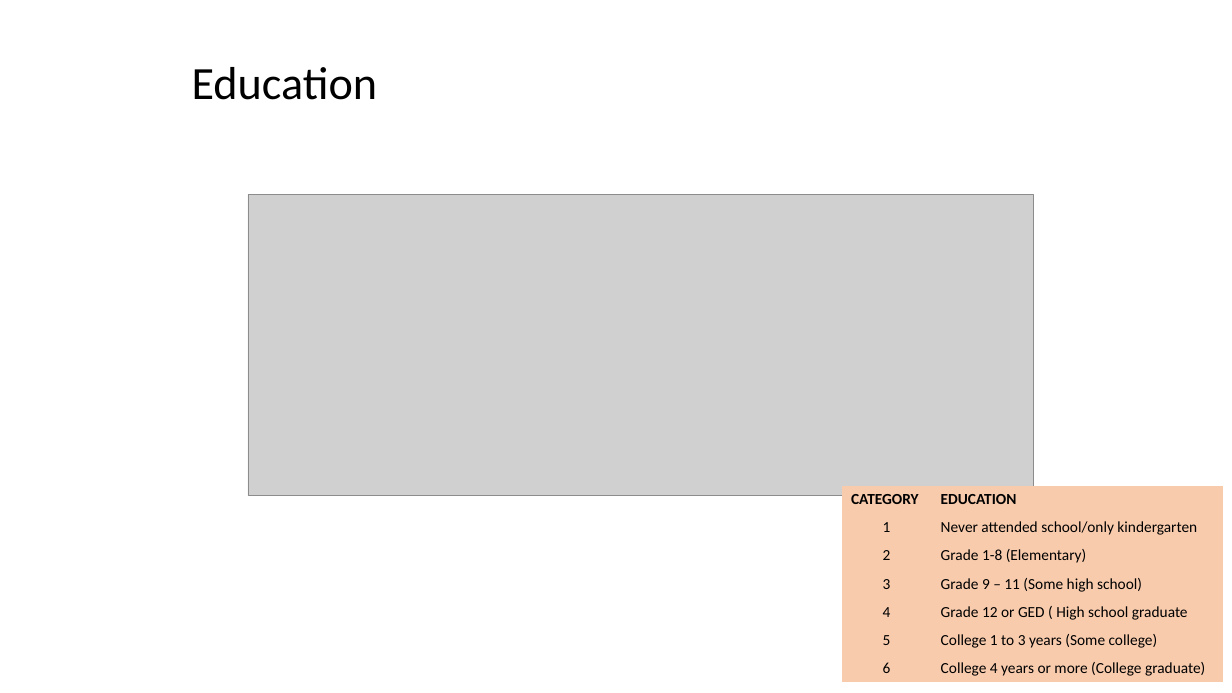
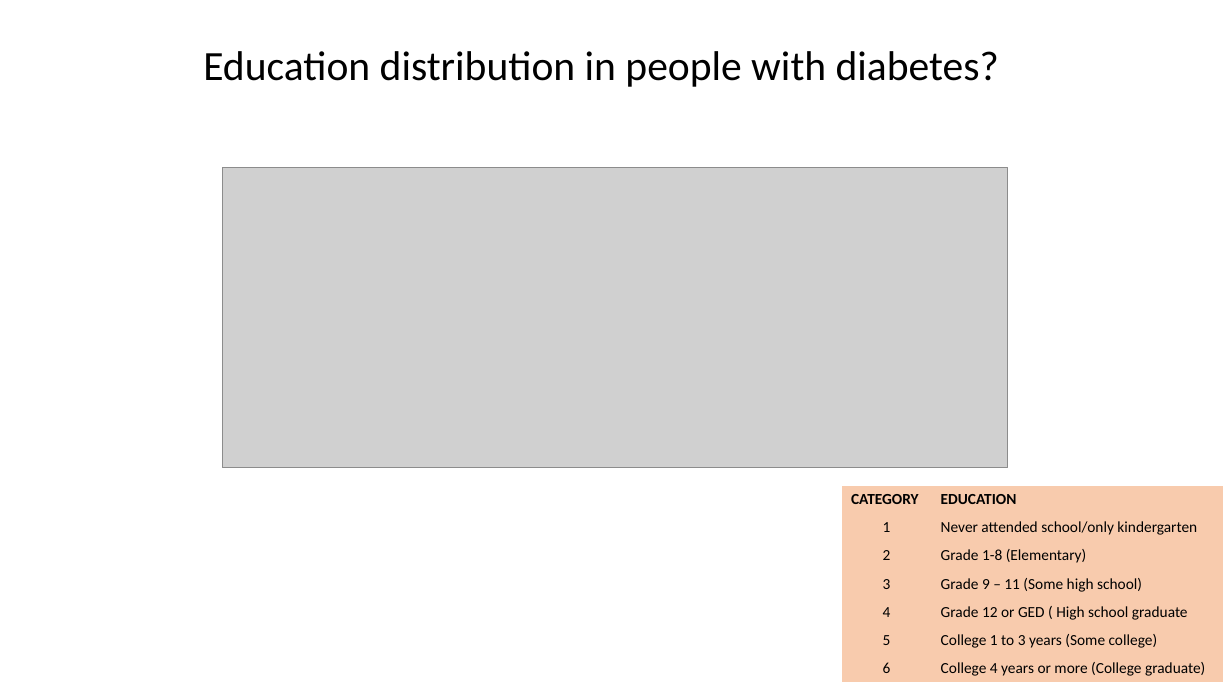
Before and after one commit to Isabel-gt/Final_Project, a slide deck: slide 14 of Diabetes_Predictions.pptx. Drawn at 1232x693 pixels with LibreOffice and Linux fonts; fonts in the diff are those of the drawing; grey boxes stand for pictures; background and template pictures are left out. Boxes give left, top, right and bottom in pixels: in the first picture for what was removed or moved away, otherwise in the second. Text is boxed around its words. In the diff, an @@ line names an element or a change of style, - is before the commit and + after.

```diff
--- a/Diabetes_Predictions.pptx
+++ b/Diabetes_Predictions.pptx
@@ title at bbox=[203, 51, 999, 87]: text changed; size 36 to 32.4 pt @@
-Education
+Education distribution in people with diabetes?
@@ picture: place and size @@
-picture at bbox=[248, 195, 1033, 496]
+picture at bbox=[222, 167, 1007, 469]
```
Also in this commit, not shown: 24 other slides changed, 1 slide added, 1 slide removed.
